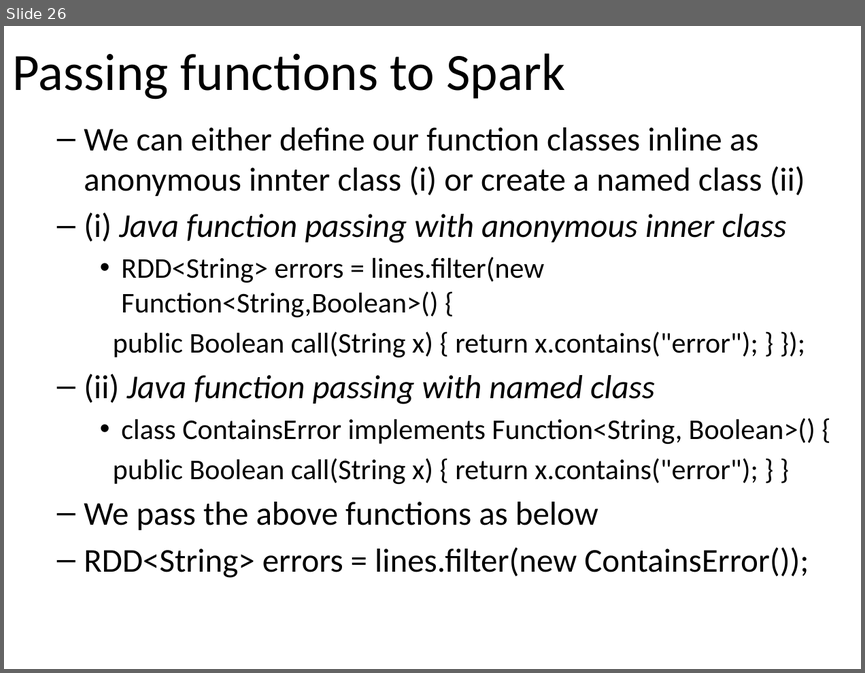
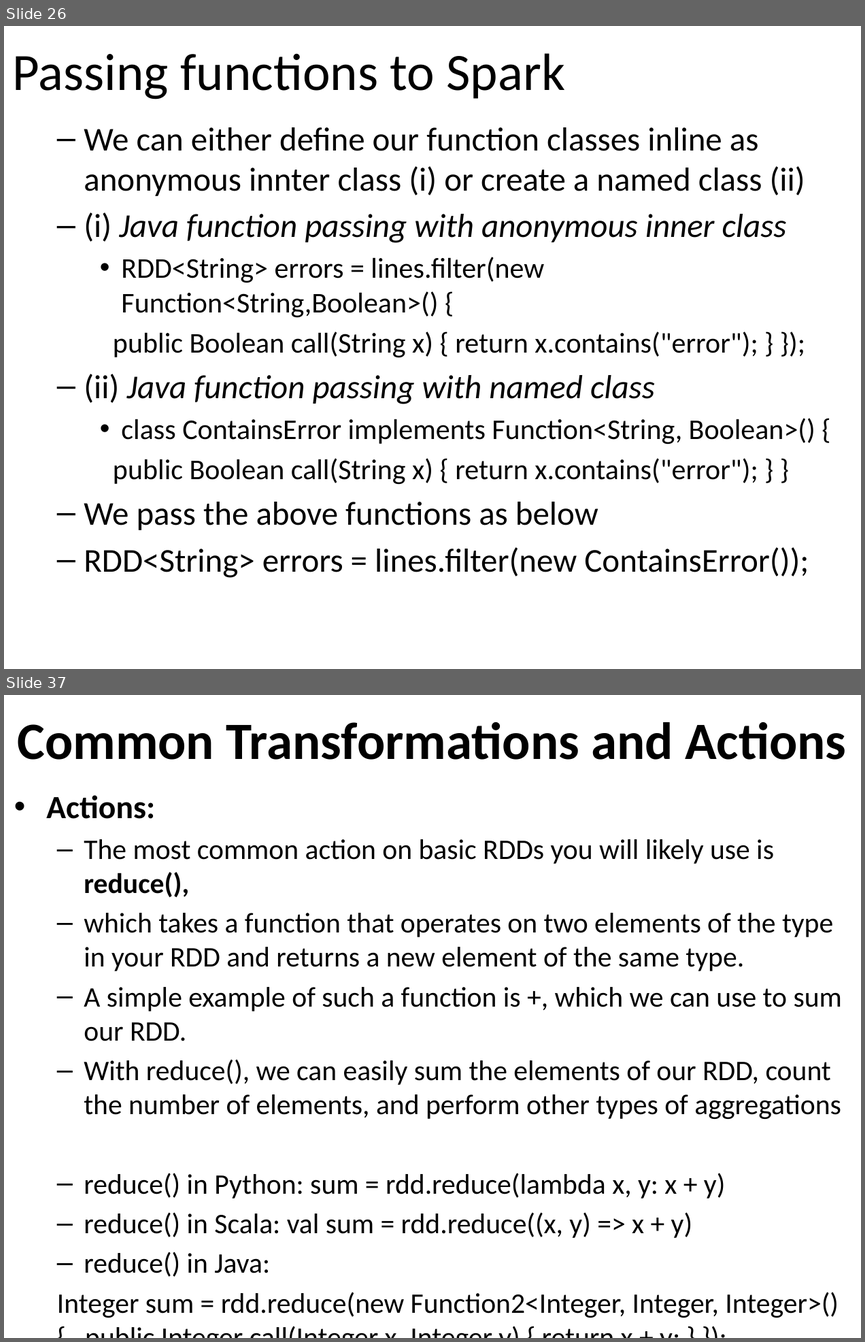
Before and after one commit to email2dorababu/SCALA_Reading, a slide deck: Spark_PPT/Spark_Learning_Spark_part2.pptx. Shown one above the other, each under a label of ours: slide 26 before the commit, slides 26 and 37 after it; the slides between them are not shown. The pictures are 865x673 and 865x1342 pixels, drawn with LibreOffice and Linux fonts; fonts in the diff are those of the drawing. Boxes give left, top, right and bottom in pixels: in the first picture for what was removed or moved away, otherwise in the second. Text is boxed around its words. In the diff, an @@ line names an element or a change of style, - is before the commit and + after.

```diff
--- a/Spark_PPT/Spark_Learning_Spark_part2.pptx
+++ b/Spark_PPT/Spark_Learning_Spark_part2.pptx
@@ slide 37 added at [4, 695, 861, 1338], background #FFFFFF @@
@@ title added at [17, 722, 846, 760], 44 pt, text #000000, bold @@
+Common Transformations and Actions
@@ text added at [46, 795, 842, 1317], 23.8 pt, text #000000 @@
+• Actions:
+  – The most common action on basic RDDs you will likely use is reduce(),
+  – which takes a function that operates on two elements of the type in your RDD and returns a new element of the same type.
+  – A simple example of such a function is +, which we can use to sum our RDD.
+  – With reduce(), we can easily sum the elements of our RDD, count the number of elements, and perform other types of aggregations
+  – reduce() in Python: sum = rdd.reduce(lambda x, y: x + y)
+  – reduce() in Scala: val sum = rdd.reduce((x, y) => x + y)
+  – reduce() in Java:
+  Integer sum = rdd.reduce(new Function2<Integer, Integer, Integer>() { public Integer call(Integer x, Integer y) { return x + y; } });
```
Also in this commit, not shown: 16 other slides added.
